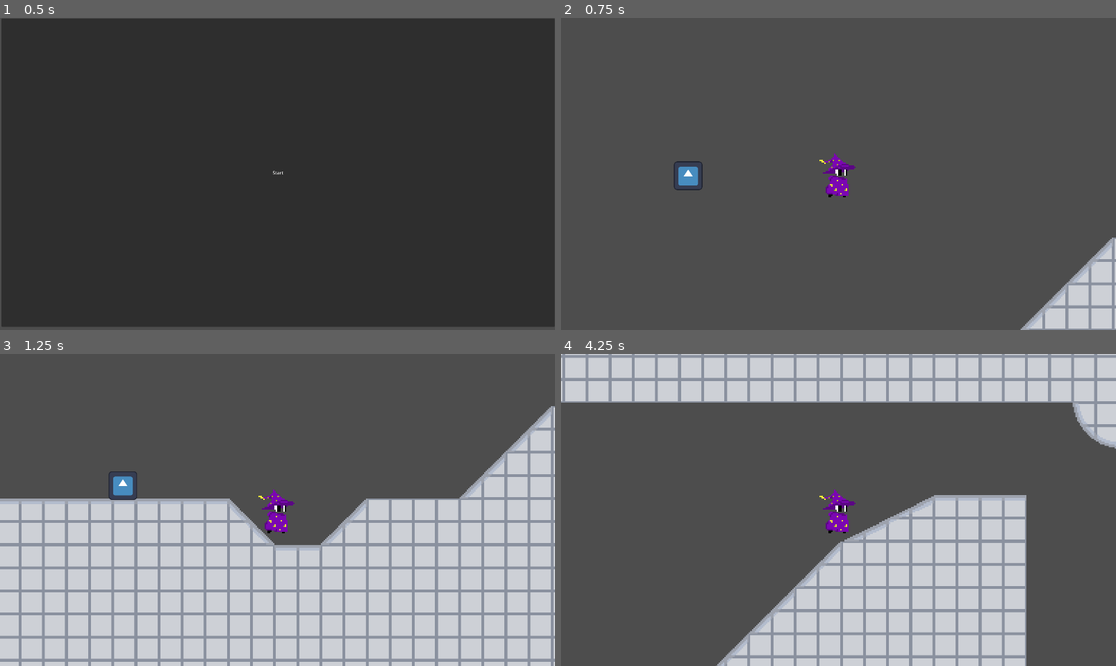
Above: before the commit, frames 1-4 (two rows, left to right).
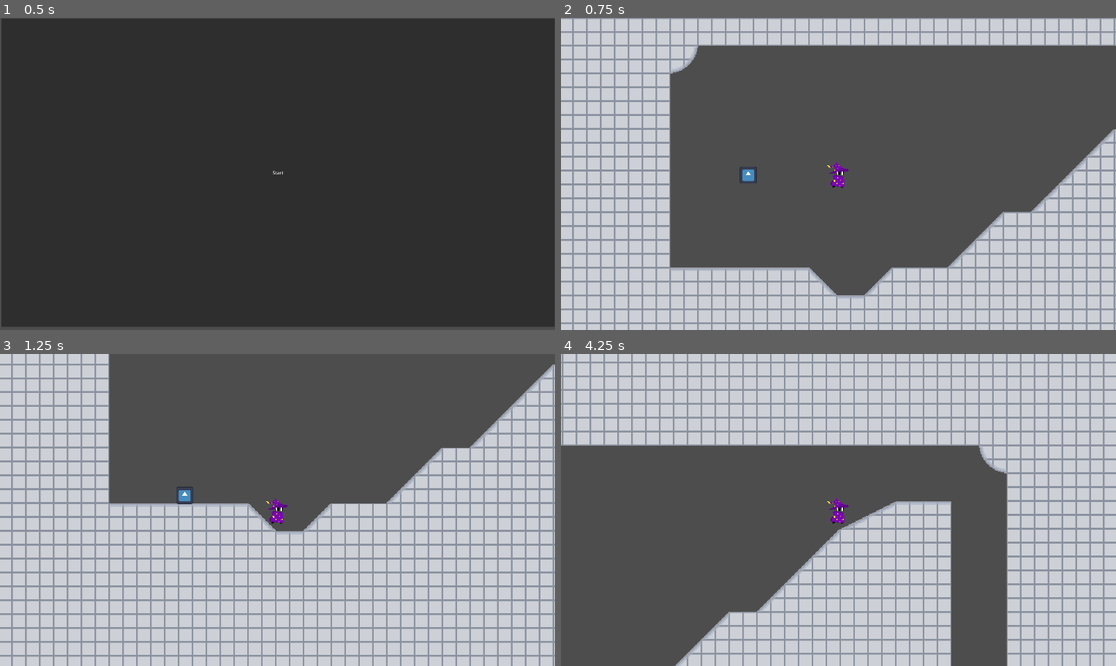
Above: after the commit, the same moments.

Repository: EggsArntMeme/HawkGameJam
Game: Godot game, scene res://Scenes/Levels/MainMenu.tscn
The game is run twice, just before and just after one commit, with the same random seed, the same clock (stepped at 60 frames per second) and the same inputs. The engine's default icon, where the game draws it, is replaced by a stand-in: a white triangle on a blue panel in a dark square.
Inputs:
- Up to frame 1 (0.5 s): no input
- Up to frame 2 (0.75 s): click "Start" at 0.5 s
- Up to frame 3 (1.25 s): no input
- Up to frame 4 (4.25 s): hold D (RIGHT) 1.28-2.78 s; tap W (UP) at 1.52, 2.27, 3.77 s; hold A (LEFT) 2.78-3.53 s; hold D (RIGHT) from 3.53 s (still down)

Frame 1 is identical in both runs. In frame 2, 48% of the frame differs, in the area x 0-100%, y 0-100%; in frame 3, 35%; in frame 4, 47%.

Commit message:
moved out the camera and added space to jump

Diff:
--- a/Scenes/Levels/levelOne.tscn
+++ b/Scenes/Levels/levelOne.tscn
@@ -44,6 +44,7 @@
 [node name="LevelOne" type="Node2D"]
 
 [node name="Player" parent="." instance=ExtResource("1_yo5hd")]
+texture_filter = 1
 position = Vector2(290, -123)
 collision_mask = 2
 
--- a/Scenes/Objects/Player.tscn
+++ b/Scenes/Objects/Player.tscn
@@ -18,4 +18,4 @@
 shape = SubResource("RectangleShape2D_jbykw")
 
 [node name="Camera2D" type="Camera2D" parent="."]
-zoom = Vector2(5, 5)
+zoom = Vector2(3, 3)
--- a/project.godot
+++ b/project.godot
@@ -39,6 +39,7 @@
 "deadzone": 0.5,
 "events": [Object(InputEventKey,"resource_local_to_scene":false,"resource_name":"","device":-1,"window_id":0,"alt_pressed":false,"shift_pressed":false,"ctrl_pressed":false,"meta_pressed":false,"pressed":false,"keycode":0,"physical_keycode":87,"key_label":0,"unicode":87,"echo":false,"script":null)
 , Object(InputEventKey,"resource_local_to_scene":false,"resource_name":"","device":-1,"window_id":0,"alt_pressed":false,"shift_pressed":false,"ctrl_pressed":false,"meta_pressed":false,"pressed":false,"keycode":0,"physical_keycode":4194320,"key_label":0,"unicode":0,"echo":false,"script":null)
+, Object(InputEventKey,"resource_local_to_scene":false,"resource_name":"","device":-1,"window_id":0,"alt_pressed":false,"shift_pressed":false,"ctrl_pressed":false,"meta_pressed":false,"pressed":false,"keycode":0,"physical_keycode":32,"key_label":0,"unicode":32,"echo":false,"script":null)
 ]
 }
 DOWN={
